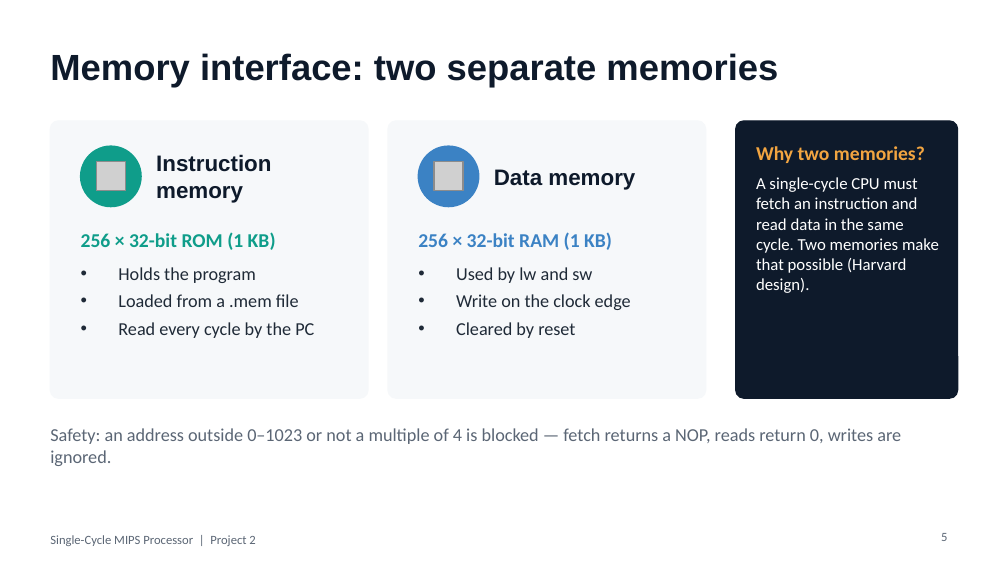
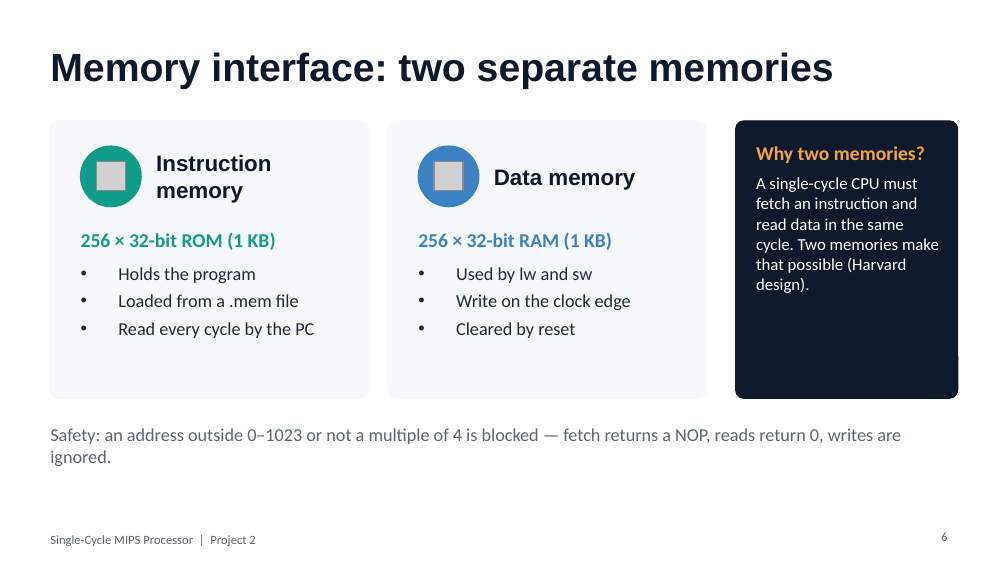
Before and after one commit to Jgauri24/mca_project, a slide deck: slide 6 of presentation/MIPS_Single_Cycle_Presentation.pptx (slide 5 before the commit). Drawn at 1008x567 pixels with LibreOffice and Linux fonts; fonts in the diff are those of the drawing; grey boxes stand for pictures. Boxes give left, top, right and bottom in pixels: in the first picture for what was removed or moved away, otherwise in the second. Text is boxed around its words. In the diff, an @@ line names an element or a change of style, - is before the commit and + after.

```diff
--- a/presentation/MIPS_Single_Cycle_Presentation.pptx
+++ b/presentation/MIPS_Single_Cycle_Presentation.pptx
@@ title "Memory interface: two separate memories" at (50, 52, 834, 89): size 26 to 28 pt @@
@@ page number at (941, 532, 947, 541): text changed @@
-5
+6
```
Also in this commit, not shown: 8 other slides changed, 4 slides added.
